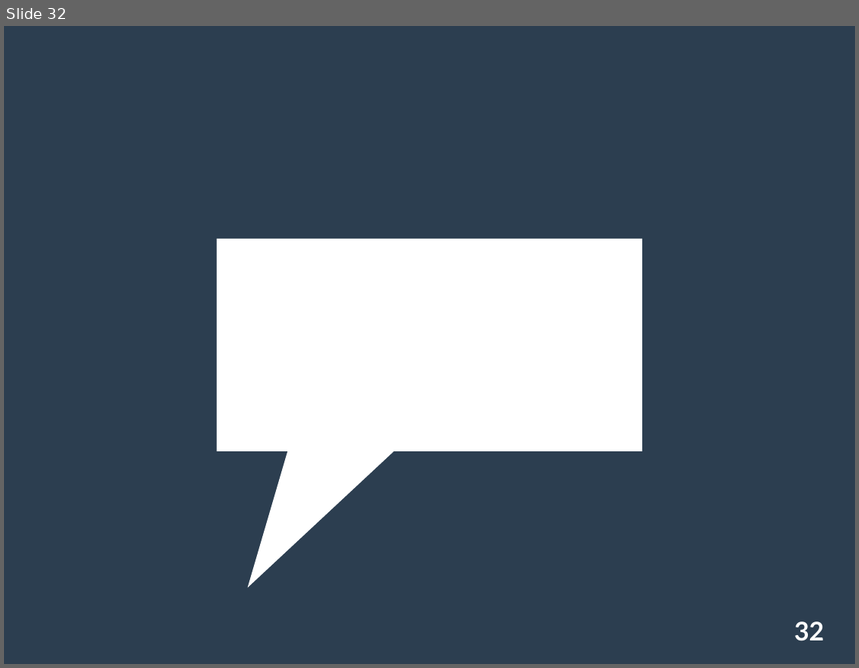
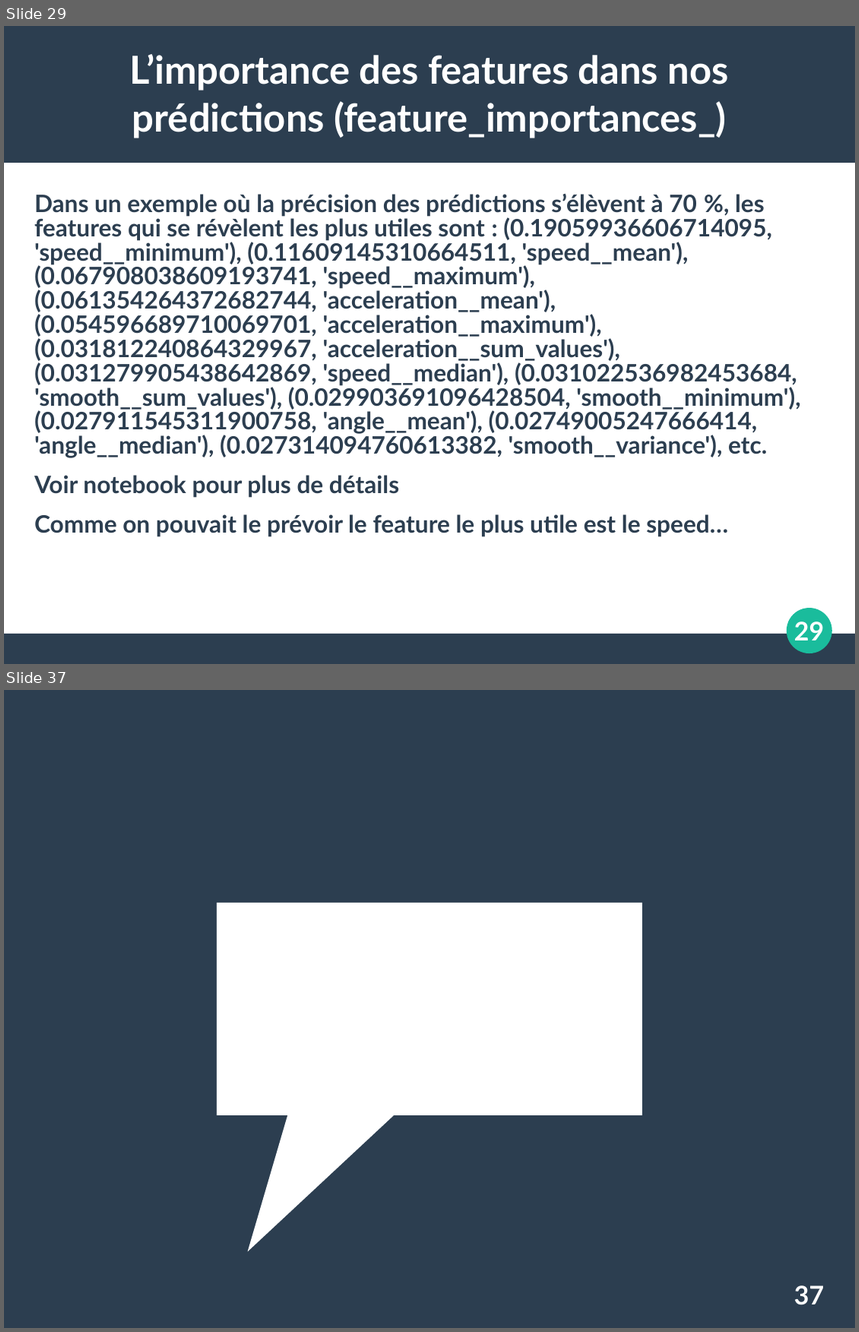
Before and after one commit to koper921/ProjetGps, a slide deck: Slide TER.ppt. Shown one above the other, each under a label of ours: slide 32 before the commit, slides 29 and 37 after it; the slides between them are not shown. The pictures are 859x668 and 859x1332 pixels, drawn with LibreOffice and Linux fonts; fonts in the diff are those of the drawing. Boxes give left, top, right and bottom in pixels: in the first picture for what was removed or moved away, otherwise in the second. Text is boxed around its words. In the diff, an @@ line names an element or a change of style, - is before the commit and + after.

```diff
--- a/Slide TER.ppt
+++ b/Slide TER.ppt
@@ slide 29 added at (4, 26, 855, 664), background #FFFFFF @@
@@ rectangle added at (4, 26, 855, 163), fill #2C3E50 @@
@@ title added at (130, 54, 729, 138), 36 pt, text #FFFFFF, bold @@
+L’importance des features dans nos prédictions (feature_importances_)
@@ text added at (34, 194, 800, 537), 22.4 pt, text #2C3E50, bold @@
+Dans un exemple où la précision des prédictions s’élèvent à 70 %, les features qui se révèlent les plus utiles sont : (0.19059936606714095, 'speed__minimum'), (0.11609145310664511, 'speed__mean'), (0.067908038609193741, 'speed__maximum'), (0.061354264372682744, 'acceleration__mean'), (0.054596689710069701, 'acceleration__maximum'), (0.031812240864329967, 'acceleration__sum_values'), (0.031279905438642869, 'speed__median'), (0.031022536982453684, 'smooth__sum_values'), (0.029903691096428504, 'smooth__minimum'), (0.027911545311900758, 'angle__mean'), (0.02749005247666414, 'angle__median'), (0.027314094760613382, 'smooth__variance'), etc.
+Voir notebook pour plus de détails
+Comme on pouvait le prévoir le feature le plus utile est le speed…
@@ ellipse added at (788, 608, 833, 654), fill #1ABC9C @@
@@ rectangle added at (4, 634, 855, 664), fill #2C3E50 @@
@@ page number added at (794, 622, 824, 641), 24 pt, text #FFFFFF, bold @@
+29
@@ what was slide 32 is now slide 37 @@
@@ page number at (794, 1286, 824, 1306): text changed @@
-32
+37
```
Also in this commit, not shown: 11 slides changed, 4 other slides added, 11 other files.
